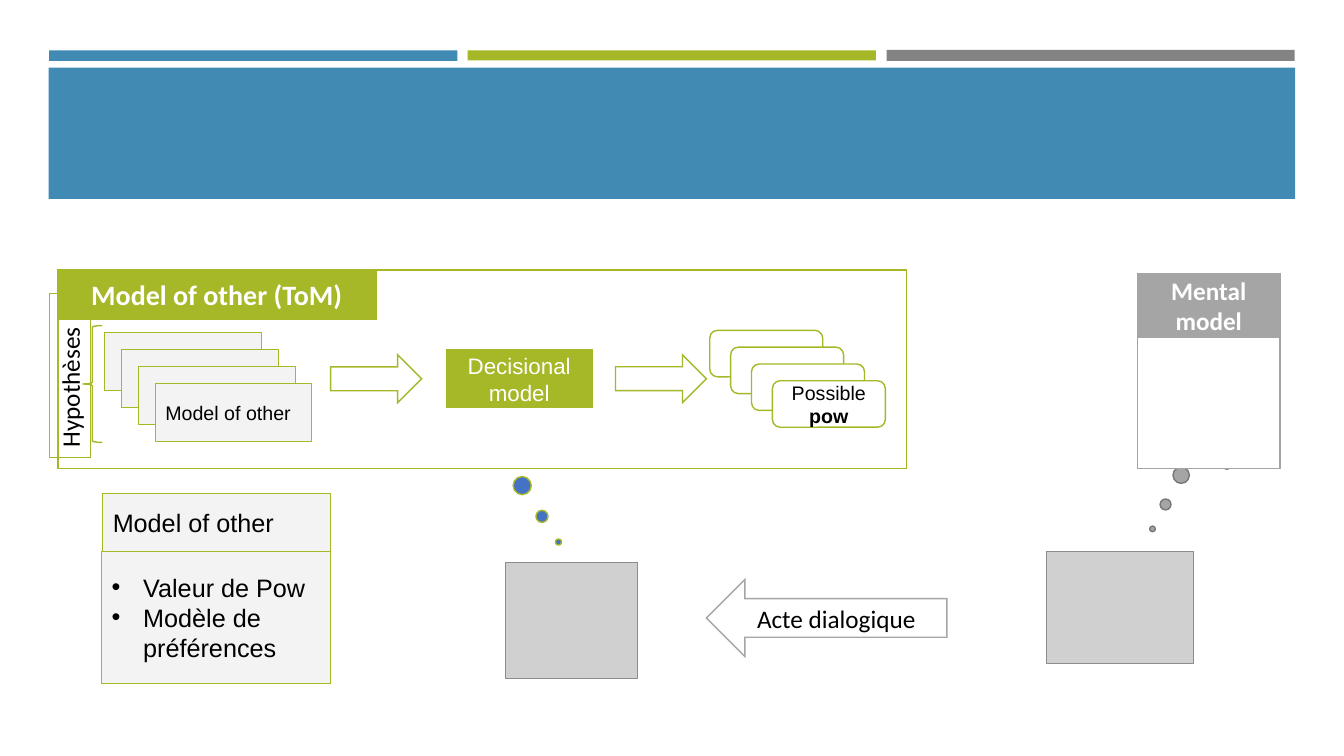
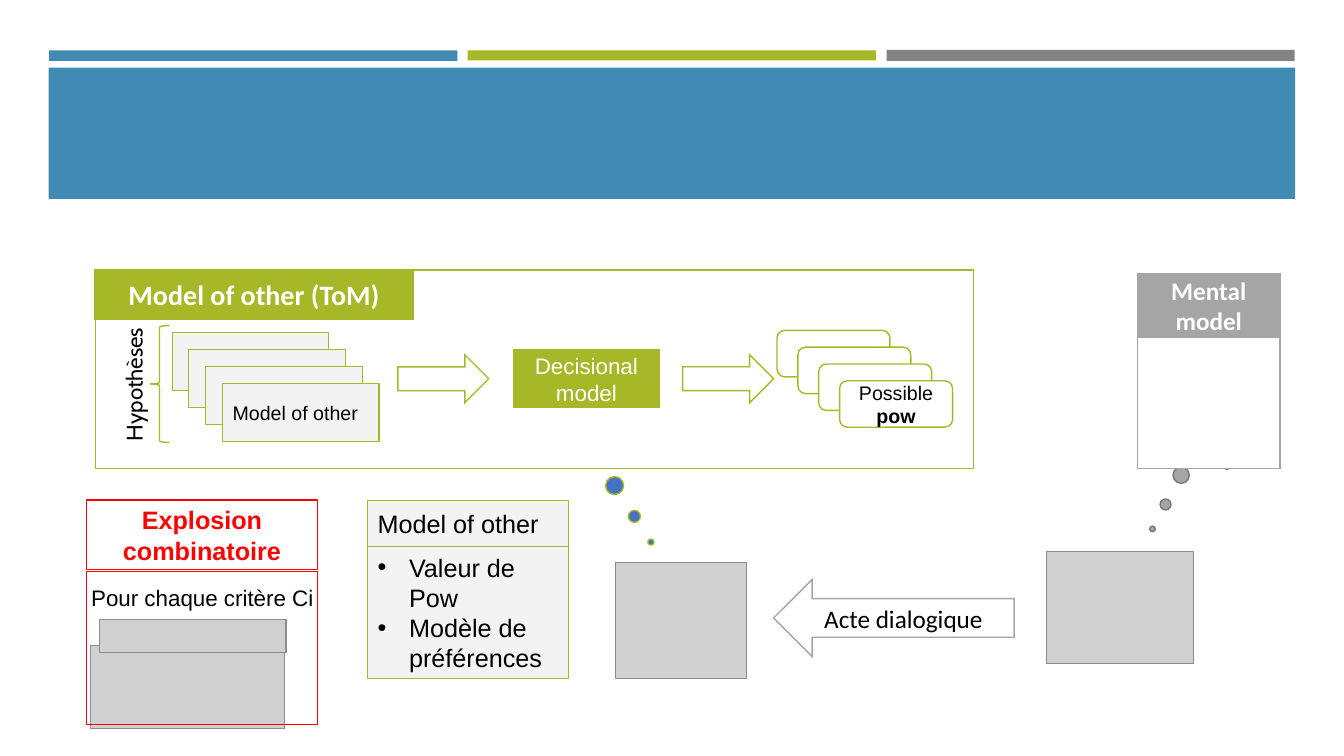
Before and after one commit to Olydia/Discolog, a slide deck: slide 10 of papers/Presentations/Seminaire_CPU/seminaire_13_12.pptx (slide 11 before the commit). Drawn at 1344x756 pixels with LibreOffice and Linux fonts; fonts in the diff are those of the drawing; grey boxes stand for pictures. Boxes give left, top, right and bottom in pixels: in the first picture for what was removed or moved away, otherwise in the second. Text is boxed around its words. In the diff, an @@ line names an element or a change of style, - is before the commit and + after.

```diff
--- a/papers/Presentations/Seminaire_CPU/seminaire_13_12.pptx
+++ b/papers/Presentations/Seminaire_CPU/seminaire_13_12.pptx
@@ rectangle "Model of other (ToM)": place and size @@
-rectangle "Model of other (ToM)" at <box>57,270,375,320</box>
+rectangle "Model of other (ToM)" at <box>96,270,413,320</box>
@@ rectangle: place and size @@
-rectangle at <box>57,270,906,469</box>
+rectangle at <box>96,270,975,469</box>
@@ text "Hypothèses": place and size @@
-text "Hypothèses" at <box>50,293,90,457</box>
+text "Hypothèses" at <box>121,339,148,438</box>
@@ text "Hypothèses" at <box>121,339,148,438</box>: size 18 to 16 pt, font Calibri to Cabin; outline #A6B727 0.75 pt to none @@
@@ left brace at <box>150,326,169,443</box>: proportions changed @@
@@ 3 right arrows, 3 rectangles, 2 rounded rectangles, 1 left brace: place and size @@
-3 right arrows, 3 rectangles, 2 rounded rectangles, 1 left brace at <box>83,326,948,657</box>
+3 right arrows, 3 rectangles, 2 rounded rectangles, 1 left brace at <box>150,326,1014,657</box>
@@ thought cloud: place and size @@
-thought cloud at <box>415,359,536,468</box>
+thought cloud at <box>508,359,629,468</box>
@@ 2 rectangles, 2 rounded rectangles: place and size @@
-2 rectangles, 2 rounded rectangles at <box>138,347,885,442</box>
+2 rectangles, 2 rounded rectangles at <box>206,347,953,442</box>
@@ indent changed in 5 elements at <box>96,270,413,320</box>, <box>773,580,1014,657</box>, <box>513,350,659,408</box>, <box>223,383,379,442</box>, <box>840,381,953,427</box> @@
@@ rectangle "Model of other": place and size @@
-rectangle "Model of other" at <box>103,494,331,553</box>
+rectangle "Model of other" at <box>368,500,569,546</box>
@@ rectangle "Valeur de Pow": place and size @@
-rectangle "Valeur de Pow" at <box>102,552,331,684</box>
+rectangle "Valeur de Pow" at <box>368,546,569,679</box>
@@ picture: place and size @@
-picture at <box>506,563,638,679</box>
+picture at <box>615,563,747,679</box>
@@ group added at <box>87,500,318,729</box>: 2 pictures, 2 rectangles, 1 text @@
+Explosion combinatoire
+Pour chaque critère Ci
```
Also in this commit, not shown: 16 other slides changed, 1 slide added, 1 slide removed, 4 other files.
